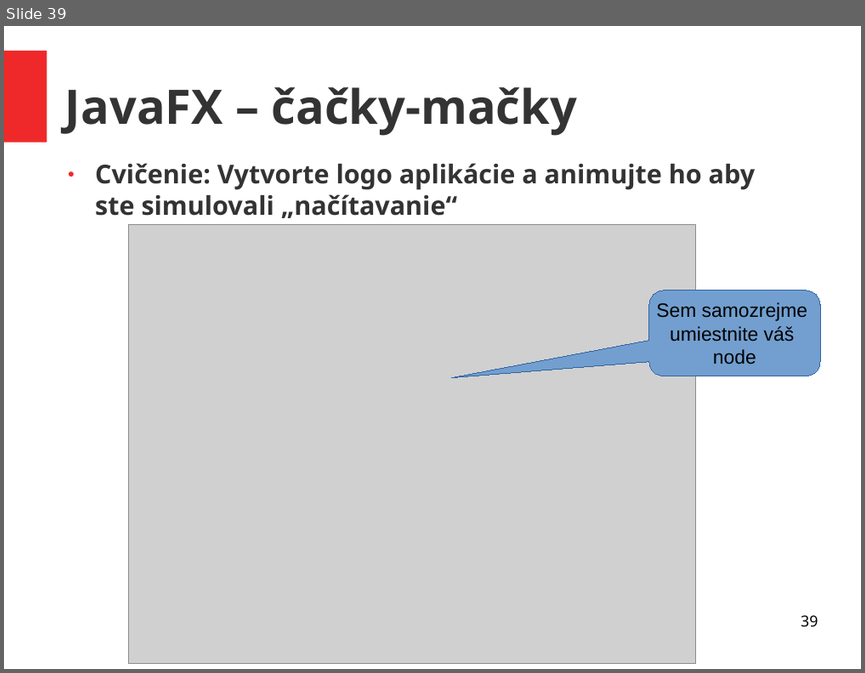
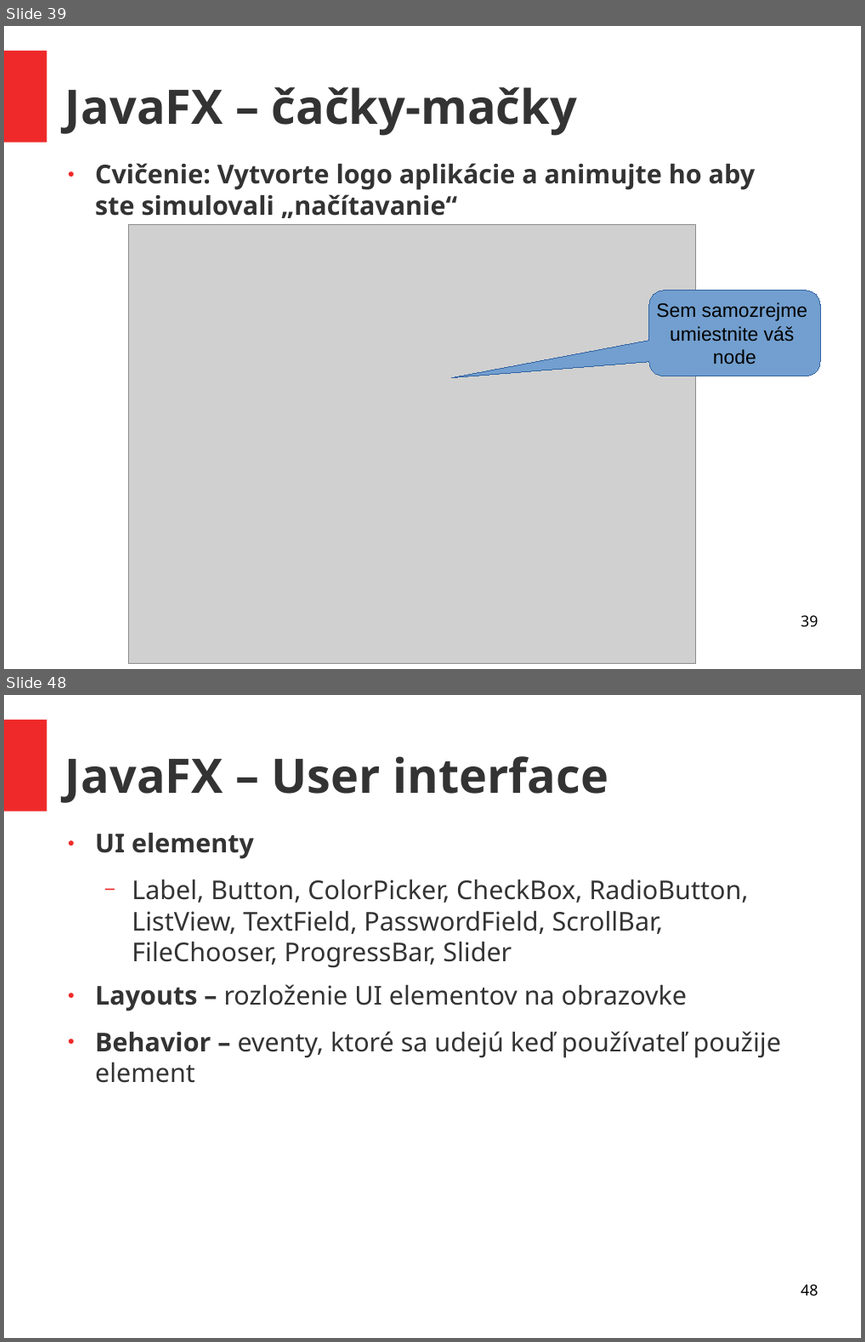
Before and after one commit to ukf-michalkohutek/prezentacia, a slide deck: seminar2.odp. Shown one above the other, each under a label of ours: slide 39 before the commit, slides 39 and 48 after it; the slides between them are not shown. The pictures are 865x673 and 865x1342 pixels, drawn with LibreOffice and Linux fonts; fonts in the diff are those of the drawing; grey boxes stand for pictures. Boxes give left, top, right and bottom in pixels: in the first picture for what was removed or moved away, otherwise in the second. Text is boxed around its words. In the diff, an @@ line names an element or a change of style, - is before the commit and + after.

Commit message:
Obrazky, Eventy, UI

```diff
--- a/seminar2.odp
+++ b/seminar2.odp
@@ slide 48 added at bbox=[4, 695, 861, 1338], background #FFFFFF; not listed: 1 template element that a slide beside it also shows @@
@@ title added at bbox=[65, 756, 608, 803], 44 pt, text #333333, bold @@
+JavaFX – User interface
@@ text added at bbox=[95, 833, 781, 1083], 24 pt, text #333333 @@
+● UI elementy
+  − Label, Button, ColorPicker, CheckBox, RadioButton, ListView, TextField, PasswordField, ScrollBar, FileChooser, ProgressBar, Slider
+● Layouts – rozloženie UI elementov na obrazovke
+● Behavior – eventy, ktoré sa udejú keď používateľ použije element
@@ page number added at bbox=[800, 1284, 817, 1295], 14 pt, text #000000 @@
+48
```
Also in this commit, not shown: 8 other slides added, 1 other file.
